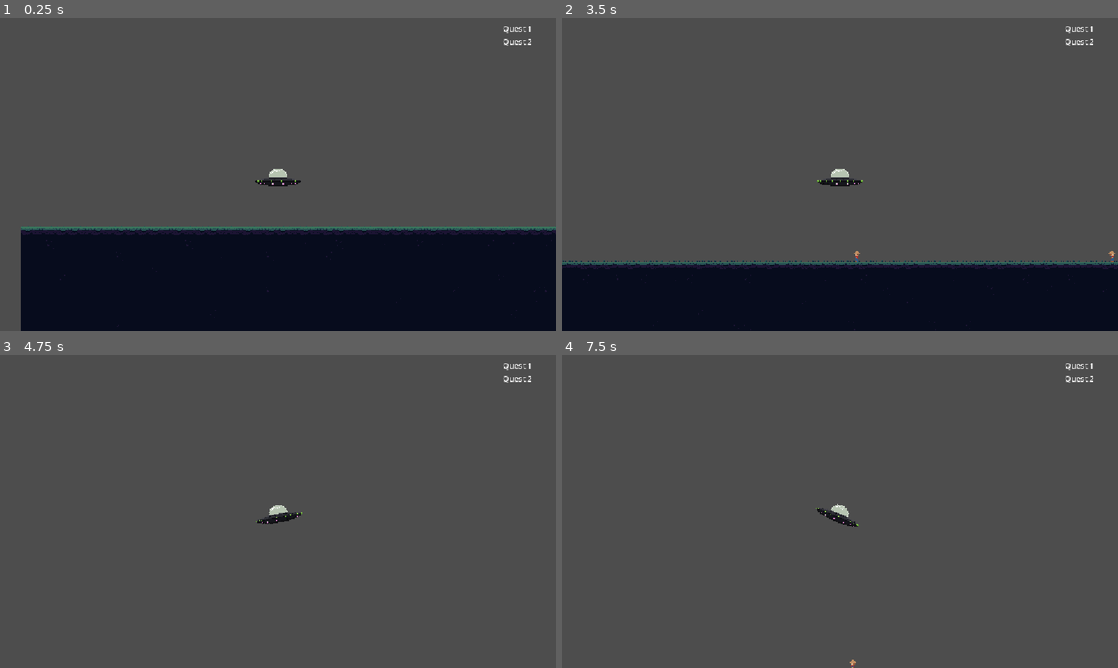
Above: before the commit, frames 1-4 (two rows, left to right).
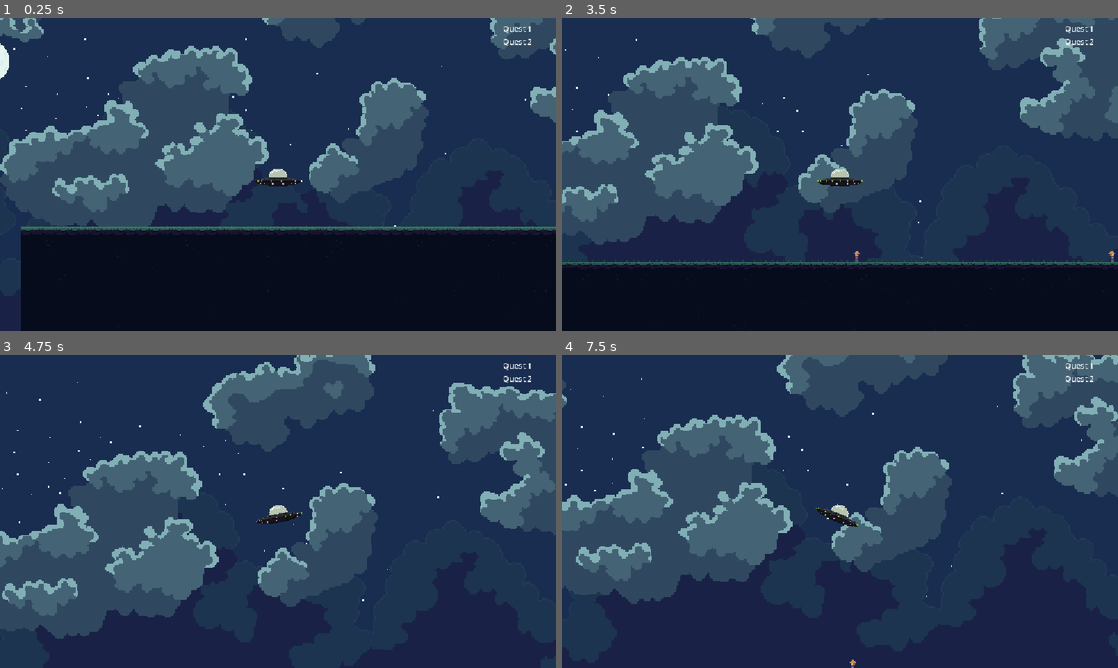
Above: after the commit, the same moments.

Repository: levilindsey/ld58
Game: Godot game, scene res://src/core/main.tscn
The game is run twice, just before and just after one commit, with the same random seed, the same clock (stepped at 60 frames per second) and the same inputs. Sound files missing from this copy of the repository are replaced by a short silence.
Inputs:
- Up to frame 1 (0.25 s): no input
- Up to frame 2 (3.5 s): tap Enter at 0.5 s; hold Right (ui_right) 0.53-1.28 s; tap P at 0.6, 2.1 s; tap Space (ui_select) at 0.77, 1.52, 2, 3.02 s; hold Down (ui_down) 1.28-2.03 s; tap O at 1.35, 2.85 s; hold Right (ui_right) 2.03-2.78 s; hold Up (ui_up) from 2.78 s (still down)
- Up to frame 3 (4.75 s): release Up (ui_up) at 3.53 s; hold Left (ui_left) from 3.53 s (still down); tap P at 3.6 s; tap Space (ui_select) at 3.77, 4.52 s; tap O at 4.35 s
- Up to frame 4 (7.5 s): release Left (ui_left) at 5.03 s; hold Down (ui_down) 5.03-5.78 s; tap P at 5.1, 6.6 s; hold Right (ui_right) 5.78-6.53 s; tap O at 5.85, 7.35 s; tap Space (ui_select) at 6.02, 6.77 s; hold Up (ui_up) 6.53-7.28 s; hold Right (ui_right) from 7.28 s (still down)

The runs differ from the first frame. In frame 1, 68% of the frame differs, in the area x 0-100%, y 0-100%; in frame 2, 77%; in frame 3, 100%; in frame 4, 100%.
Error in both runs: Cannot call method 'get_texture' on a null value. (res://src/core/utils.gd:451)

Commit message:
Add background

Diff:
--- a/src/core/game_panel.gd
+++ b/src/core/game_panel.gd
@@ -2,7 +2,7 @@
 extends Node2D
 
 
-const ZOO_KEEPER_SPACE_HEIGHT_THRESHOLD := 1024
+const ZOO_KEEPER_SPACE_HEIGHT_THRESHOLD := -1800
 
 var player_start_position := Vector2.ZERO
 var chunk_edge_distance_threshold_for_chunk_repositioning: int
--- a/src/core/game_panel.tscn
+++ b/src/core/game_panel.tscn
@@ -1,13 +1,16 @@
-[gd_scene load_steps=6 format=3 uid="uid://luccssf71n0"]
+[gd_scene load_steps=7 format=3 uid="uid://luccssf71n0"]
 
 [ext_resource type="Script" uid="uid://b0biq0wqtvk5e" path="res://src/core/game_panel.gd" id="1_lii62"]
 [ext_resource type="PackedScene" uid="uid://c7or8277wryhs" path="res://src/level/level_chunk_a.tscn" id="2_6i81m"]
+[ext_resource type="PackedScene" uid="uid://bo0yvrajk0ktn" path="res://src/level/background.tscn" id="2_v30hu"]
 [ext_resource type="PackedScene" uid="uid://cn6hdqmmufnvr" path="res://src/player/player.tscn" id="3_0qy1w"]
 [ext_resource type="PackedScene" uid="uid://blghjbgd7fmpk" path="res://src/level/level_chunk_b.tscn" id="5_v30hu"]
 [ext_resource type="PackedScene" uid="uid://cu4clq6l16j20" path="res://src/level/level_chunk_c.tscn" id="6_rcpjb"]
 
 [node name="GamePanel" type="Node2D"]
 script = ExtResource("1_lii62")
+
+[node name="Background" parent="." instance=ExtResource("2_v30hu")]
 
 [node name="Player" parent="." instance=ExtResource("3_0qy1w")]
 position = Vector2(355, -73)
--- /dev/null
+++ b/src/level/background.tscn
@@ -0,0 +1,53 @@
+[gd_scene load_steps=6 format=3 uid="uid://bo0yvrajk0ktn"]
+
+[ext_resource type="Texture2D" uid="uid://ccrh0uyxuhy7h" path="res://assets/images/background_stars.png" id="1_hiovr"]
+[ext_resource type="Texture2D" uid="uid://dj2ig84eome17" path="res://assets/images/background_color.png" id="1_q8y0s"]
+[ext_resource type="Texture2D" uid="uid://b243yno6xjgom" path="res://assets/images/background_moon.png" id="2_q8y0s"]
+[ext_resource type="Texture2D" uid="uid://deyqd7ngj7khb" path="res://assets/images/background_far.png" id="3_gmre0"]
+[ext_resource type="Texture2D" uid="uid://dancm7xx3tyft" path="res://assets/images/background_close.png" id="4_bbilr"]
+
+[node name="Background" type="Node2D"]
+
+[node name="Color" type="Parallax2D" parent="."]
+scroll_scale = Vector2(0, 0)
+scroll_offset = Vector2(0, 256)
+repeat_size = Vector2(2048, 0)
+
+[node name="Sprite2D" type="Sprite2D" parent="Color"]
+scale = Vector2(2, 2)
+texture = ExtResource("1_q8y0s")
+
+[node name="Stars" type="Parallax2D" parent="."]
+scroll_scale = Vector2(0.03, 0.03)
+scroll_offset = Vector2(0, 128)
+repeat_size = Vector2(2048, 0)
+
+[node name="Sprite2D" type="Sprite2D" parent="Stars"]
+scale = Vector2(2, 2)
+texture = ExtResource("1_hiovr")
+
+[node name="Moon" type="Parallax2D" parent="."]
+scroll_scale = Vector2(0.05, 0.05)
+scroll_offset = Vector2(0, 256)
+repeat_size = Vector2(1024, 0)
+
+[node name="Sprite2D" type="Sprite2D" parent="Moon"]
+texture = ExtResource("2_q8y0s")
+
+[node name="FarClouds" type="Parallax2D" parent="."]
+scroll_scale = Vector2(0.1, 0.2)
+scroll_offset = Vector2(0, 100)
+repeat_size = Vector2(2048, 0)
+
+[node name="Sprite2D" type="Sprite2D" parent="FarClouds"]
+scale = Vector2(2, 2)
+texture = ExtResource("3_gmre0")
+
+[node name="NearClouds" type="Parallax2D" parent="."]
+scroll_scale = Vector2(0.2, 0.3)
+scroll_offset = Vector2(0, -60)
+repeat_size = Vector2(2048, 0)
+
+[node name="Sprite2D" type="Sprite2D" parent="NearClouds"]
+scale = Vector2(2, 2)
+texture = ExtResource("4_bbilr")
Binary file changed: assets/images/background.aseprite
Binary file added: assets/images/background_close.png
Not shown, added: assets/images/background_close.png.import
Binary file added: assets/images/background_color.png
Not shown, added: assets/images/background_color.png.import
Binary file added: assets/images/background_far.png
Not shown, added: assets/images/background_far.png.import
Binary file added: assets/images/background_moon.png
Not shown, added: assets/images/background_moon.png.import
Binary file added: assets/images/background_stars.png
Not shown, added: assets/images/background_stars.png.import
Binary file changed: assets/images/scratch.aseprite
